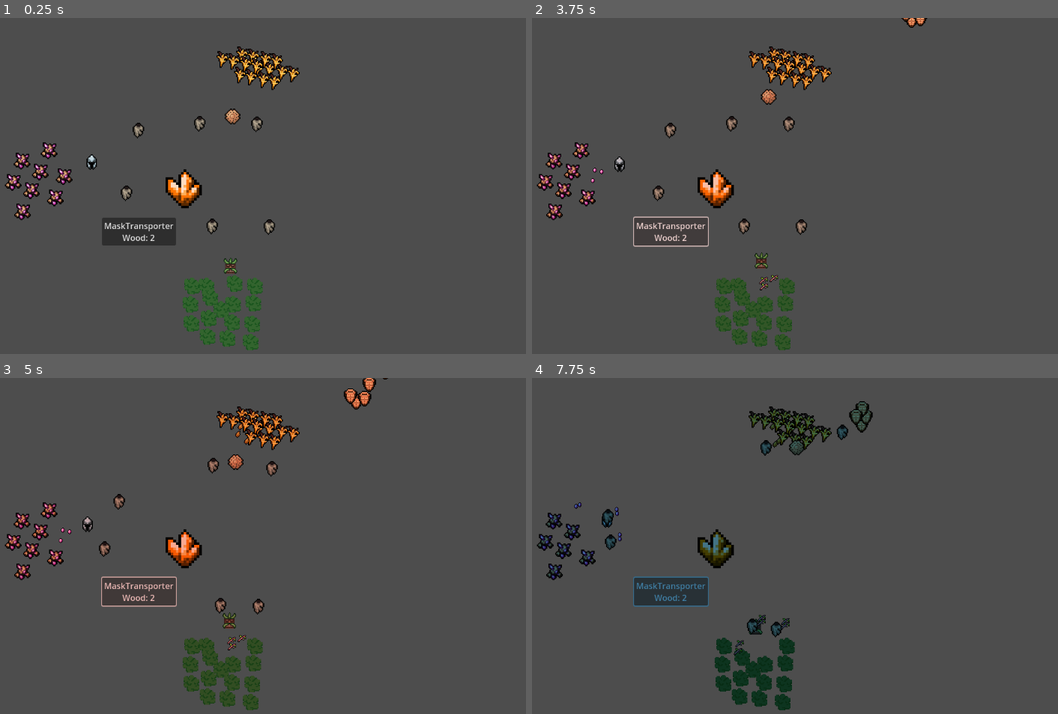
Above: before the commit, frames 1-4 (two rows, left to right).
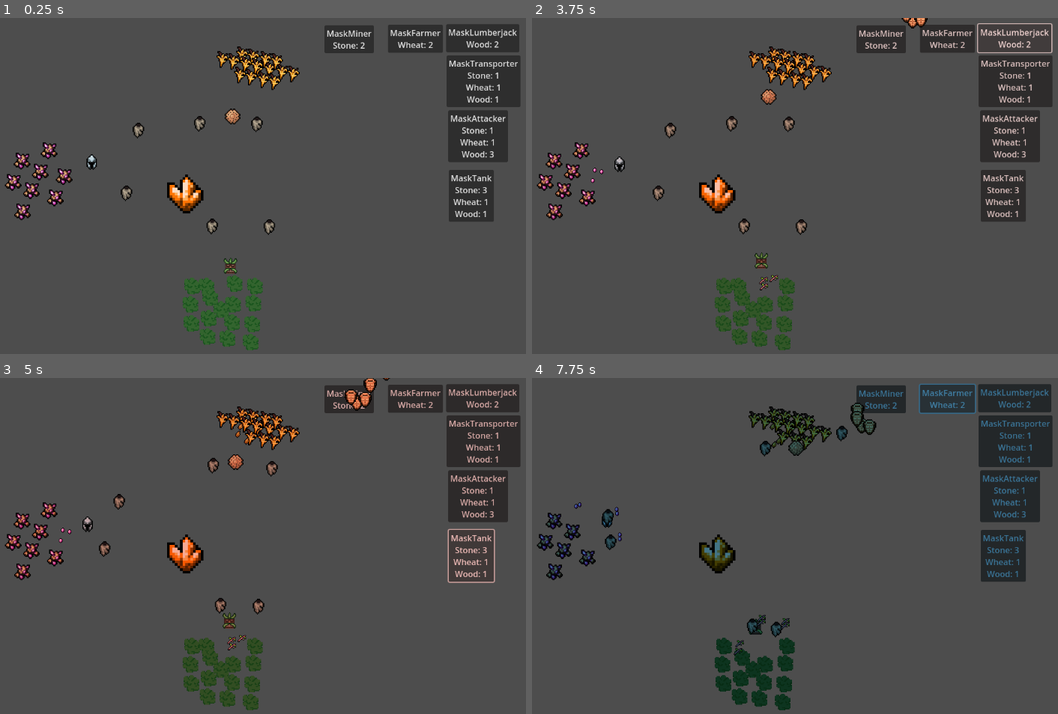
Above: after the commit, the same moments.

Repository: Kayno0o/gwj-86-godot
Game: Godot game, scene res://stages/game/game.tscn
The game is run twice, just before and just after one commit, with the same random seed, the same clock (stepped at 60 frames per second) and the same inputs.
Inputs (mouse positions are in pixels of both pictures, inside the frame that each line leads up to):
- Up to frame 1 (0.25 s): no input
- Up to frame 2 (3.75 s): click (668, 233) at 0.5 s, where only the run before the commit has a clickable "MaskTransporter Wood: 2"; click "MaskTransporter Wood: 2" (after the commit: "MaskTransporter Stone: 1 Whea…") at 1.25 s; click "MaskTransporter Wood: 2" (after the commit: "MaskAttacker Stone: 1 Wheat: …") at 2 s; click "MaskTransporter Wood: 2" (after the commit: "MaskFarmer Wheat: 2") at 2.75 s; click "MaskTransporter Wood: 2" (after the commit: "MaskLumberjack Wood: 2") at 3.5 s
- Up to frame 3 (5 s): click "MaskTransporter Wood: 2" (after the commit: "MaskTank Stone: 3 Wheat: 1 Wo…") at 4.25 s
- Up to frame 4 (7.75 s): click "MaskTransporter Wood: 2" (after the commit: "MaskMiner Stone: 2") at 5 s; click "MaskTransporter Wood: 2" (after the commit: "MaskTransporter Stone: 1 Whea…") at 5.75 s; click "MaskTransporter Wood: 2" (after the commit: "MaskAttacker Stone: 1 Wheat: …") at 6.5 s; click "MaskTransporter Wood: 2" (after the commit: "MaskFarmer Wheat: 2") at 7.25 s

The runs differ from the first frame. In frame 1, 9.0% of the frame differs, in the area x 19-99%, y 2-68%; in frame 2, 7.7%; in frame 3, 7.6%; in frame 4, 10%, in the area x 19-100%, y 1-69%.

Commit message:
minitotem all added
button

Diff:
--- a/Ui/totem/minitotem/minitotembubble.gd
+++ b/Ui/totem/minitotem/minitotembubble.gd
@@ -28,7 +28,7 @@
 
 func _on_price_changed():
 	var mask_instance = get_parent().mask_to_invok.instantiate()
-	var new_text= Enum.EntityType.find_key(mask_instance.type) + "\n"
+	var new_text= Enum.EntityType.find_key(mask_instance.type)
 	for item in current_price :
-		new_text =new_text + item + ": " + str(current_price[item])
+		new_text =new_text + "\n"+ item + ": " + str(current_price[item])
 	$Button.text = new_text
--- a/props/totem/totem.tscn
+++ b/props/totem/totem.tscn
@@ -1,9 +1,15 @@
-[gd_scene load_steps=5 format=3 uid="uid://cps5jjnch8vi4"]
+[gd_scene load_steps=11 format=3 uid="uid://cps5jjnch8vi4"]
 
 [ext_resource type="Script" uid="uid://b8ny58wv6ftll" path="res://props/totem/totem.gd" id="1_7ndw4"]
 [ext_resource type="Texture2D" uid="uid://cuymfckcbvxwr" path="res://props/totem/Crafting_36.png" id="2_v2ani"]
 [ext_resource type="PackedScene" uid="uid://ypvcy411pc06" path="res://props/totem/mini_totem/mini_totem_wood.tscn" id="3_v2ani"]
 [ext_resource type="PackedScene" uid="uid://chlm7ig6hfol0" path="res://entities/mask/mask_white/mask_white.tscn" id="4_b3en4"]
+[ext_resource type="PackedScene" uid="uid://d3kkq6puo5mrg" path="res://props/totem/minitotem.tscn" id="5_xabt0"]
+[ext_resource type="PackedScene" uid="uid://qc4kdv7yak4b" path="res://entities/mask/mask_red/mask_red.tscn" id="6_k4i2k"]
+[ext_resource type="PackedScene" uid="uid://c0x6jgtd4wswl" path="res://entities/mask/mask_orange/mask_orange.tscn" id="7_k4i2k"]
+[ext_resource type="PackedScene" uid="uid://bwr7ygt2ff7hq" path="res://entities/mask/mask_green/mask_green.tscn" id="8_h5uus"]
+[ext_resource type="PackedScene" uid="uid://bqk8yh7c2vn8p" path="res://entities/mask/mask_blue/mask_blue.tscn" id="9_a0348"]
+[ext_resource type="PackedScene" uid="uid://boaxrcqnla75u" path="res://entities/mask/mask_black/mask_black.tscn" id="10_fmo0m"]
 
 [node name="Totem" type="Node2D"]
 script = ExtResource("1_7ndw4")
@@ -12,12 +18,62 @@
 scale = Vector2(5, 5)
 texture = ExtResource("2_v2ani")
 
-[node name="Minitotem" parent="." instance=ExtResource("3_v2ani")]
-position = Vector2(-157, 53)
+[node name="whitetotem" parent="." instance=ExtResource("3_v2ani")]
+position = Vector2(503, -270)
 mask_to_invok = ExtResource("4_b3en4")
+main_ressources = {
+"Soul": 0,
+"Stone": 1,
+"Wheat": 1,
+"Wood": 1
+}
+
+[node name="redtotem" parent="." instance=ExtResource("5_xabt0")]
+position = Vector2(506, -164)
+mask_to_invok = ExtResource("6_k4i2k")
+main_ressources = {
+"Soul": 0,
+"Stone": 1,
+"Wheat": 1,
+"Wood": 3
+}
+
+[node name="orangetotem" parent="." instance=ExtResource("5_xabt0")]
+position = Vector2(390, -329)
+mask_to_invok = ExtResource("7_k4i2k")
+main_ressources = {
+"Soul": 0,
+"Stone": 0,
+"Wheat": 2,
+"Wood": 0
+}
+
+[node name="greentotem" parent="." instance=ExtResource("5_xabt0")]
+position = Vector2(502, -330)
+mask_to_invok = ExtResource("8_h5uus")
 main_ressources = {
 "Soul": 0,
 "Stone": 0,
 "Wheat": 0,
 "Wood": 2
 }
+
+[node name="bluetotem" parent="." instance=ExtResource("5_xabt0")]
+position = Vector2(507, -49)
+mask_to_invok = ExtResource("9_a0348")
+main_ressources = {
+"Soul": 0,
+"Stone": 3,
+"Wheat": 1,
+"Wood": 1
+}
+
+[node name="blacktotem" parent="." instance=ExtResource("5_xabt0")]
+position = Vector2(268, -328)
+mask_to_invok = ExtResource("10_fmo0m")
+main_ressources = {
+"Soul": 0,
+"Stone": 2,
+"Wheat": 0,
+"Wood": 0
+}
--- a/stages/game/game.tscn
+++ b/stages/game/game.tscn
@@ -169,7 +169,7 @@
 [node name="Villains" type="Node" parent="."]
 
 [node name="Totem" parent="." instance=ExtResource("6_rsoik")]
-position = Vector2(476, 332)
+position = Vector2(479, 342)
 
 [node name="rock2" parent="." instance=ExtResource("5_navwl")]
 position = Vector2(246, 306)
